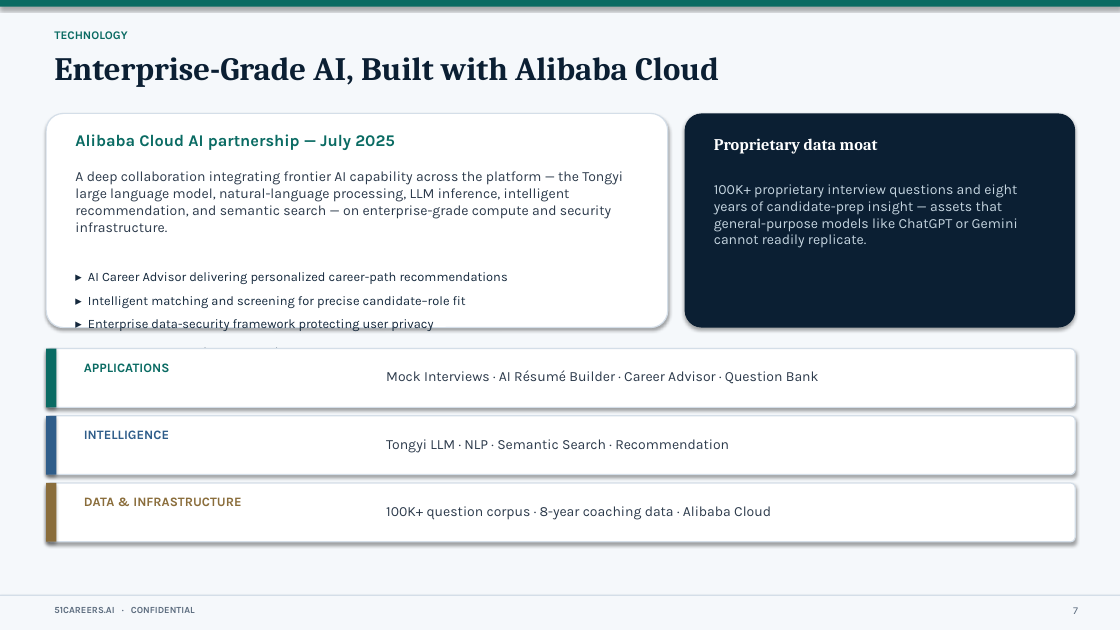
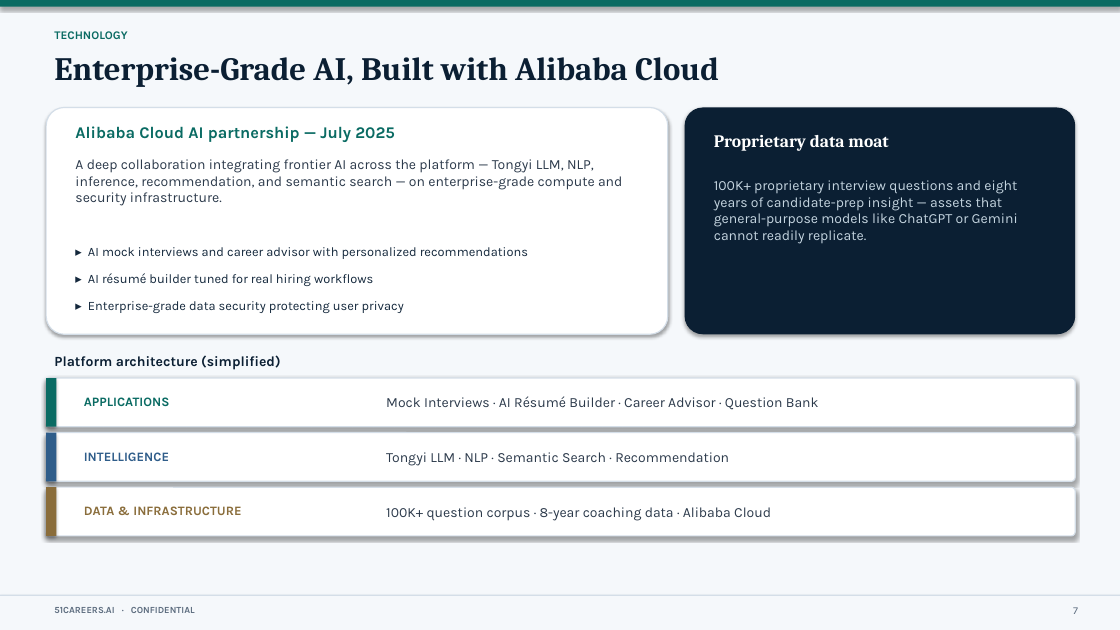
Before and after one commit to anthonyleedu/anthonyleedu, a slide deck: slide 7 of 51Careers_AI_Investor_Presentation.pptx. Drawn at 1120x630 pixels with LibreOffice and Linux fonts; fonts in the diff are those of the drawing. Boxes give left, top, right and bottom in pixels: in the first picture for what was removed or moved away, otherwise in the second. Text is boxed around its words. In the diff, an @@ line names an element or a change of style, - is before the commit and + after.

```diff
--- a/51Careers_AI_Investor_Presentation.pptx
+++ b/51Careers_AI_Investor_Presentation.pptx
@@ rounded rectangle: place and size @@
-rounded rectangle at box(46, 113, 668, 328)
+rounded rectangle at box(46, 108, 668, 334)
@@ text "Alibaba Cloud AI partnership — ...": place and size @@
-text "Alibaba Cloud AI partnership — ..." at box(75, 134, 395, 150)
+text "Alibaba Cloud AI partnership — ..." at box(75, 126, 395, 142)
@@ rounded rectangle: place and size @@
-rounded rectangle at box(685, 113, 1075, 328)
+rounded rectangle at box(685, 108, 1075, 334)
@@ text "Proprietary data moat" at box(714, 135, 888, 151): size 14 to 15 pt @@
@@ text at box(75, 159, 622, 206): text changed @@
-A deep collaboration integrating frontier AI capability across the platform — the Tongyi large language model, natural-language processing, LLM inference, intelligent recommendation, and semantic search — on enterprise-grade compute and security infrastructure.
+A deep collaboration integrating frontier AI across the platform — Tongyi LLM, NLP, inference, recommendation, and semantic search — on enterprise-grade compute and security infrastructure.
@@ text "100K+ proprietary interview questions and ...": place and size @@
-text "100K+ proprietary interview questions and ..." at box(714, 184, 1018, 248)
+text "100K+ proprietary interview questions and ..." at box(714, 180, 1018, 244)
@@ text at box(88, 247, 528, 259): text changed @@
-▸ AI Career Advisor delivering personalized career-path recommendations
+▸ AI mock interviews and career advisor with personalized recommendations
@@ text at box(88, 273, 373, 286): text changed @@
-▸ Intelligent matching and screening for precise candidate–role fit
+▸ AI résumé builder tuned for real hiring workflows
@@ text at box(88, 301, 404, 313): text changed @@
-▸ Enterprise data-security framework protecting user privacy
+▸ Enterprise-grade data security protecting user privacy
@@ text "Platform architecture (simplified)": place and size @@
-text "Platform architecture (simplified)" at box(54, 347, 280, 362)
+text "Platform architecture (simplified)" at box(54, 355, 280, 370)
@@ rounded rectangle: place and size @@
-rounded rectangle at box(46, 349, 1075, 408)
+rounded rectangle at box(46, 378, 1075, 427)
@@ rectangle: place and size @@
-rectangle at box(46, 349, 56, 408)
+rectangle at box(46, 378, 56, 427)
@@ text "APPLICATIONS": place and size @@
-text "APPLICATIONS" at box(84, 363, 170, 372)
+text "APPLICATIONS" at box(84, 397, 170, 406)
@@ text "Mock Interviews · AI Résumé ...": place and size @@
-text "Mock Interviews · AI Résumé ..." at box(386, 370, 819, 384)
+text "Mock Interviews · AI Résumé ..." at box(386, 396, 819, 410)
@@ rounded rectangle: place and size @@
-rounded rectangle at box(46, 416, 1075, 475)
+rounded rectangle at box(46, 433, 1075, 481)
@@ rectangle: place and size @@
-rectangle at box(46, 416, 56, 475)
+rectangle at box(46, 433, 56, 481)
@@ text "INTELLIGENCE": place and size @@
-text "INTELLIGENCE" at box(84, 430, 169, 439)
+text "INTELLIGENCE" at box(84, 452, 169, 461)
@@ text "Tongyi LLM · NLP · ...": place and size @@
-text "Tongyi LLM · NLP · ..." at box(386, 439, 729, 453)
+text "Tongyi LLM · NLP · ..." at box(386, 452, 729, 466)
@@ rounded rectangle: place and size @@
-rounded rectangle at box(46, 483, 1075, 542)
+rounded rectangle at box(46, 487, 1075, 536)
@@ rectangle: place and size @@
-rectangle at box(46, 483, 56, 542)
+rectangle at box(46, 487, 56, 536)
@@ text "DATA & INFRASTRUCTURE": place and size @@
-text "DATA & INFRASTRUCTURE" at box(84, 497, 241, 506)
+text "DATA & INFRASTRUCTURE" at box(84, 506, 241, 515)
```
Also in this commit, not shown: 11 other slides changed, 1 other file.
